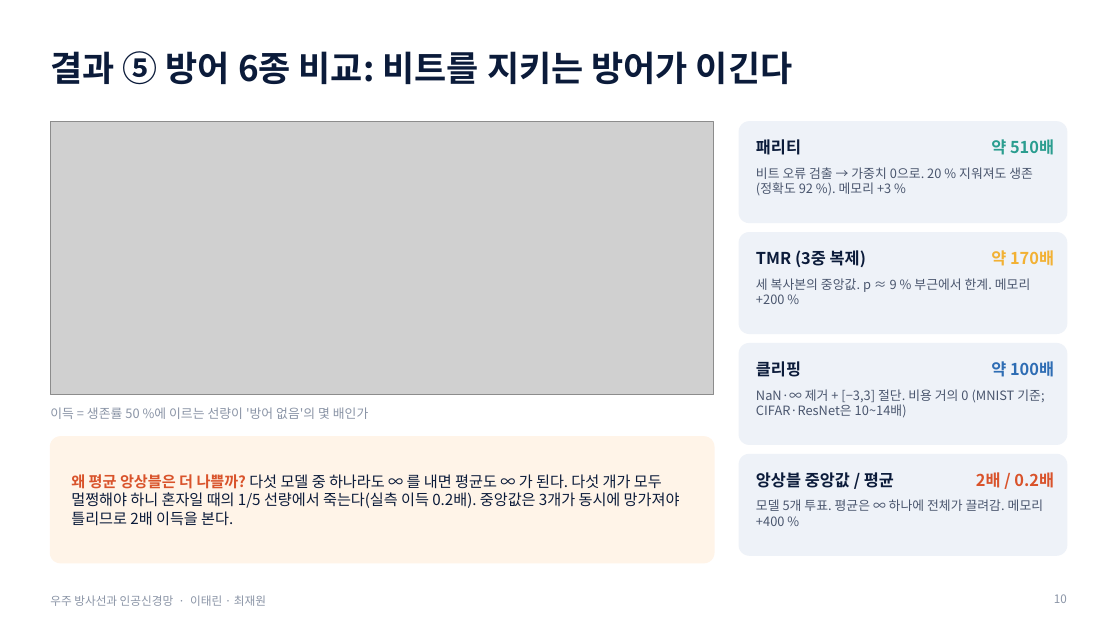
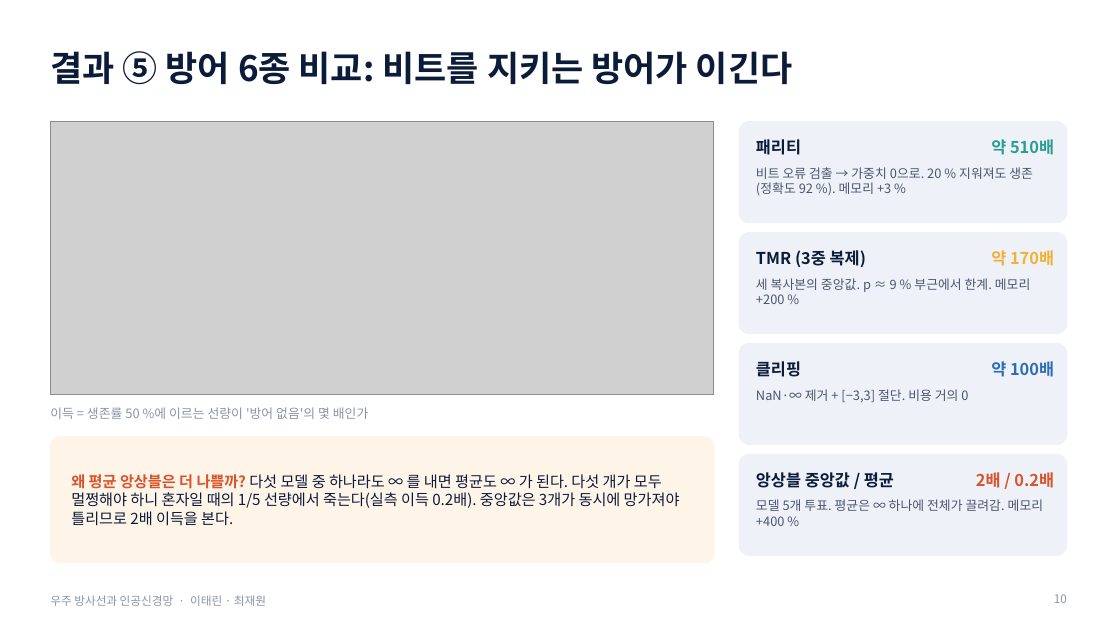
Before and after one commit to SJinLee/AI-in-Space, a slide deck: slide 10 of presentation/slides.pptx. Drawn at 1120x630 pixels with LibreOffice and Linux fonts; fonts in the diff are those of the drawing; grey boxes stand for pictures. Boxes give left, top, right and bottom in pixels: in the first picture for what was removed or moved away, otherwise in the second. Text is boxed around its words. In the diff, an @@ line names an element or a change of style, - is before the commit and + after.

```diff
--- a/presentation/slides.pptx
+++ b/presentation/slides.pptx
@@ text at bbox=[756, 389, 968, 402]: text changed @@
-NaN·∞ 제거 + [−3,3] 절단. 비용 거의 0 (MNIST 기준; CIFAR·ResNet은 10~14배)
+NaN·∞ 제거 + [−3,3] 절단. 비용 거의 0
```
Also in this commit, not shown: 3 other slides changed, 2 other files.
